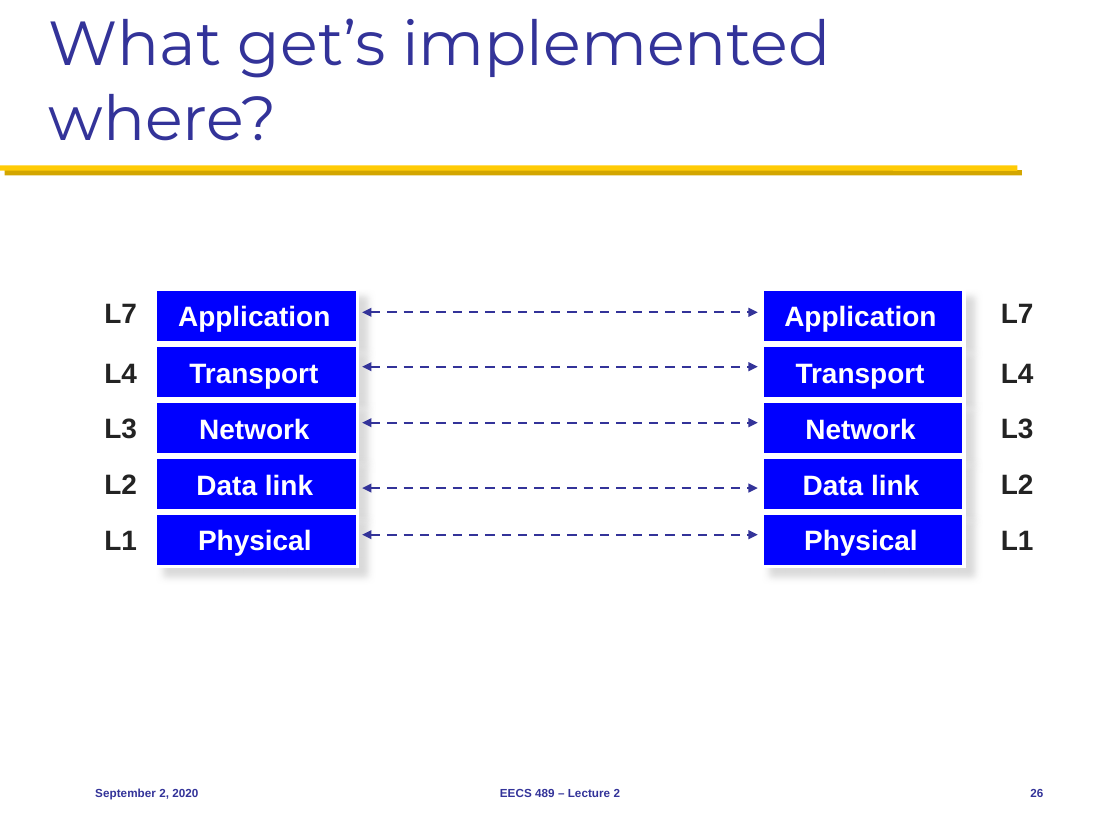
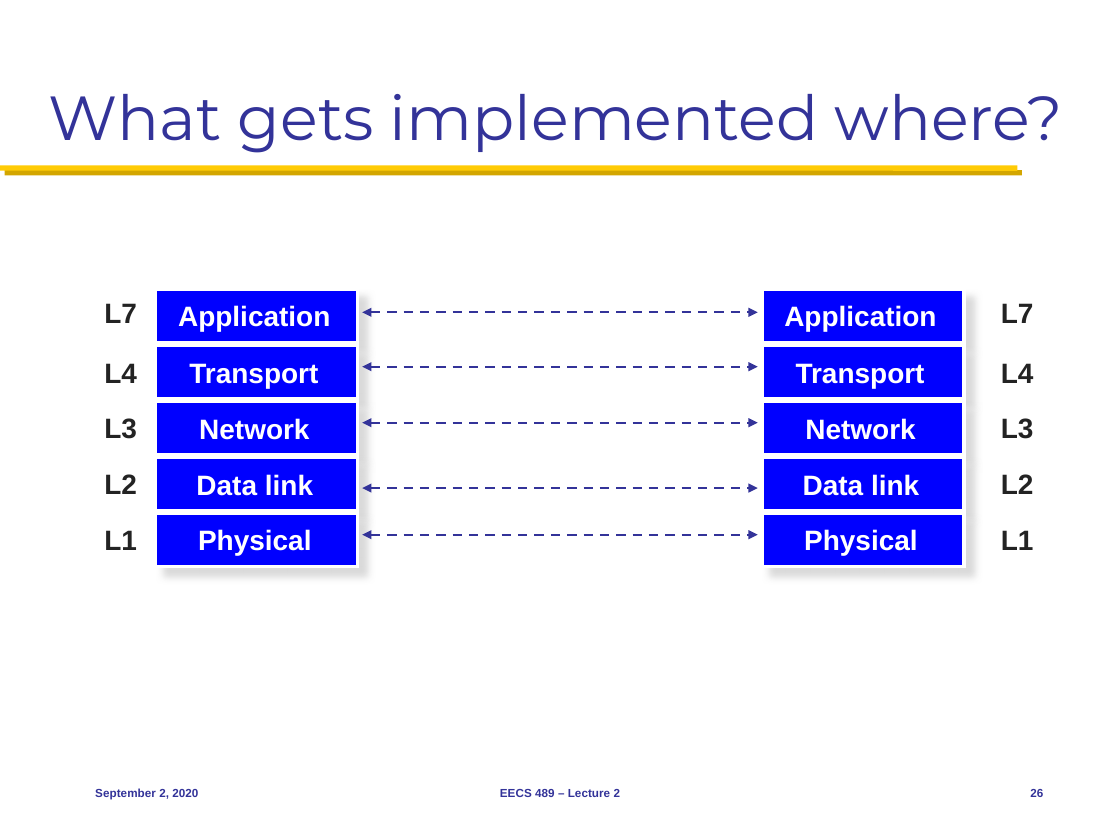
Before and after one commit to mosharaf/eecs489, a slide deck: slide 26 of Slides/090220.pptx. Drawn at 1120x840 pixels with LibreOffice and Linux fonts; fonts in the diff are those of the drawing. Boxes give left, top, right and bottom in pixels: in the first picture for what was removed or moved away, otherwise in the second. Text is boxed around its words. In the diff, an @@ line names an element or a change of style, - is before the commit and + after.

```diff
--- a/Slides/090220.pptx
+++ b/Slides/090220.pptx
@@ title at (x1=49, y1=94, x2=1063, y2=153): text changed @@
-What get’s implemented where?
+What gets implemented where?
```
Also in this commit, not shown: 4 other slides changed.
